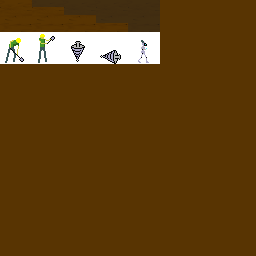
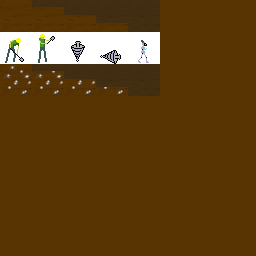
Comparing the layer stacks of the two (256, 256) images. Changes:
painted on "Background" over [0, 64, 160, 96]
